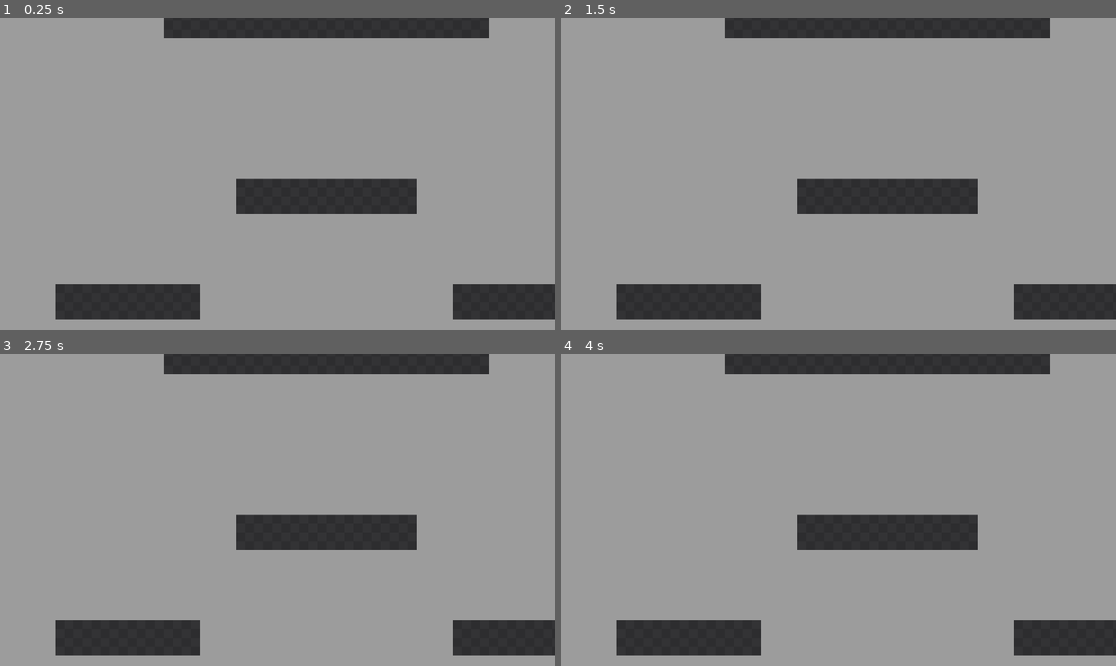
Above: before the commit, frames 1-4 (two rows, left to right).
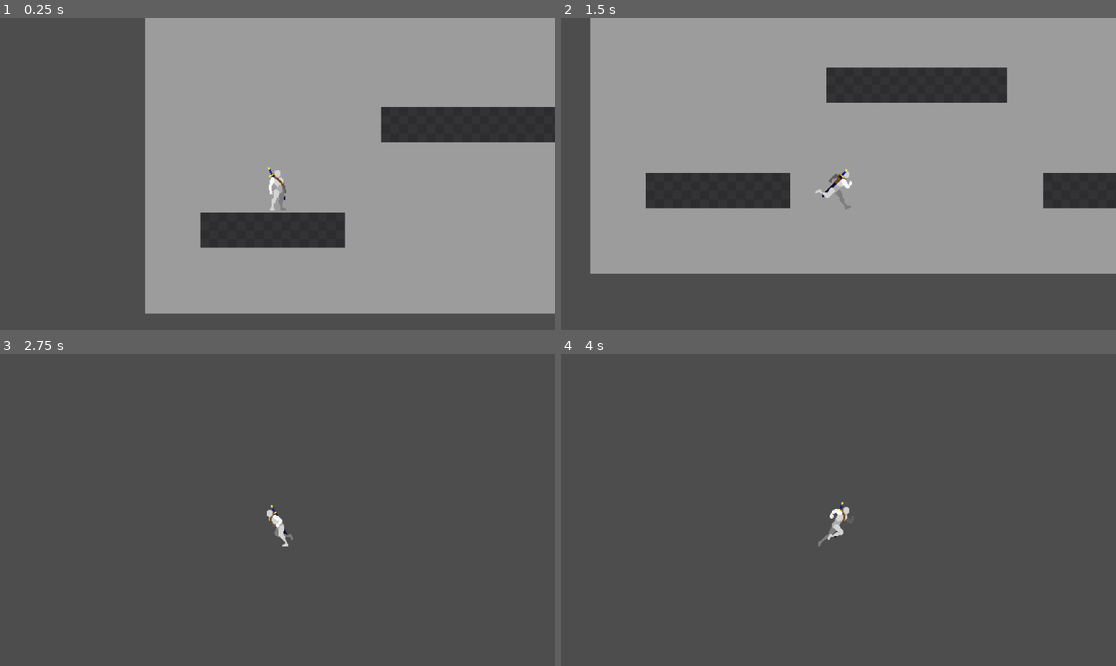
Above: after the commit, the same moments.

Repository: Lidrial/projet_69
Game: Godot game, scene res://demo_level.tscn
Same seed, same stepped clock (60 frames per second), same inputs: the game is played once before the commit and once after it. This scene is started directly instead of the project's main scene.
Inputs:
- Up to frame 1 (0.25 s): no input
- Up to frame 2 (1.5 s): tap Enter (ui_accept) at 0.5, 0.77 s; hold Shift (input_shift) 0.53-1.28 s; hold D (input_move_right) from 0.53 s (still down); tap Space (input_space) at 1.35 s
- Up to frame 3 (2.75 s): tap Enter (ui_accept) at 1.52 s; release D (input_move_right) at 2.03 s; hold A (input_move_left) from 2.03 s (still down); hold Shift (input_shift) from 2.03 s (still down)
- Up to frame 4 (4 s): release A (input_move_left) at 2.78 s; release Shift (input_shift) at 2.78 s; hold D (input_move_right) from 2.78 s (still down); tap Space (input_space) at 2.85 s; tap Enter (ui_accept) at 3.02, 3.77 s; hold Shift (input_shift) from 3.53 s (still down)

The runs differ from the first frame. In frame 1, 47% of the frame differs, in the area x 0-100%, y 0-100%; in frame 2, 38%; in frame 3, 100%; in frame 4, 100%.

Commit message:
ajout camera sur prototype + nettoyage noeud inutile

Diff:
--- a/prototype_character.tscn
+++ b/prototype_character.tscn
@@ -447,25 +447,24 @@
 [sub_resource type="RectangleShape2D" id="RectangleShape2D_a0865"]
 size = Vector2(407, 20)
 
-[node name="Node2D" type="Node2D"]
-position = Vector2(53, 35)
-
-[node name="PrototypeBody2D" type="CharacterBody2D" parent="."]
+[node name="PrototypeBody2D" type="CharacterBody2D"]
 position = Vector2(484, 440)
 scale = Vector2(2, 2)
 script = ExtResource("1_rgh7o")
 
-[node name="AnimatedSprite2D" type="AnimatedSprite2D" parent="PrototypeBody2D"]
+[node name="AnimatedSprite2D" type="AnimatedSprite2D" parent="."]
 sprite_frames = SubResource("SpriteFrames_bmod2")
 animation = &"7-Slide"
 frame_progress = 0.773892
 
-[node name="CollisionShape2D" type="CollisionShape2D" parent="PrototypeBody2D"]
+[node name="CollisionShape2D" type="CollisionShape2D" parent="."]
 position = Vector2(-6, 15)
 shape = SubResource("CircleShape2D_pq41u")
 
 [node name="StaticBody2D" type="StaticBody2D" parent="."]
-position = Vector2(-18, 39)
+process_mode = 4
+visible = false
+position = Vector2(35, 74)
 
 [node name="CollisionShape2D" type="CollisionShape2D" parent="StaticBody2D"]
 position = Vector2(496, 491)
@@ -480,3 +479,5 @@
 scale = Vector2(11.4907, 0.558573)
 color = Color(0.517647, 0.333333, 0.647059, 1)
 metadata/_edit_use_anchors_ = true
+
+[node name="Camera2D" type="Camera2D" parent="."]
